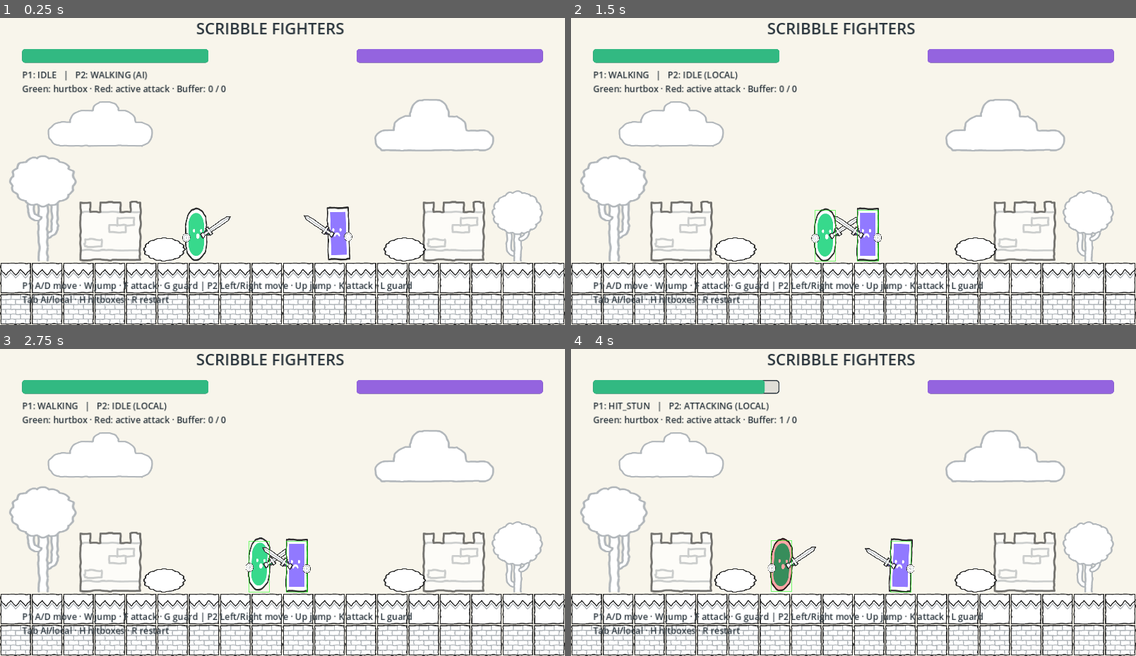
Above: before the commit, frames 1-4 (two rows, left to right).
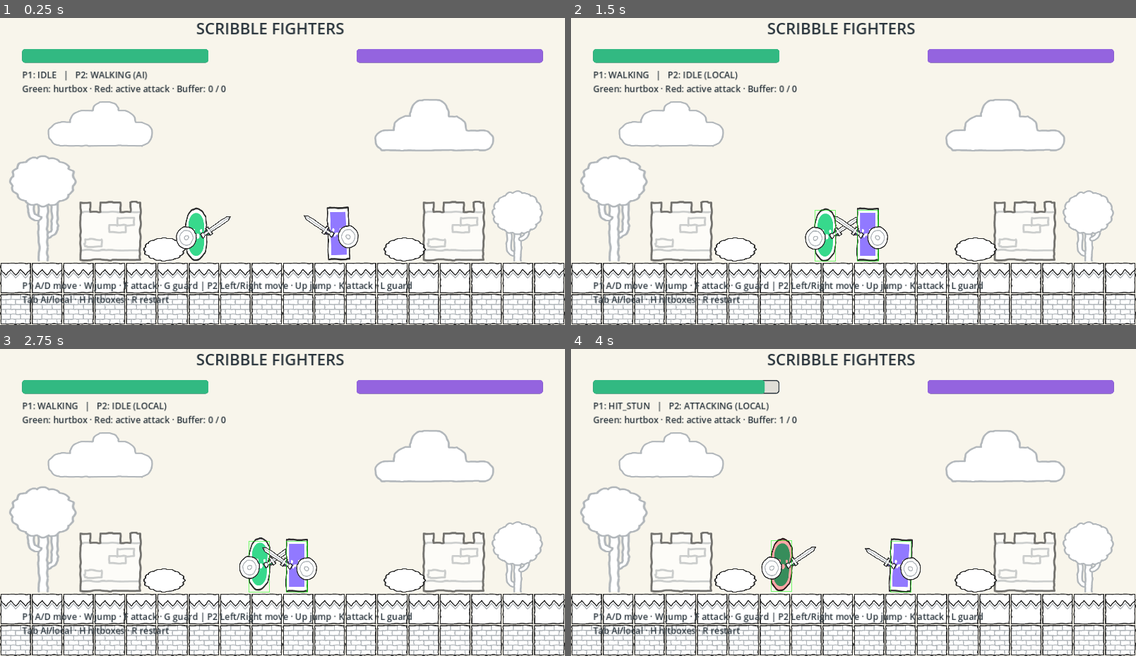
Above: after the commit, the same moments.

Repository: fiveft55/BIX322-FigntinGame
Game: Godot game, scene res://scenes/arena.tscn
The game is run twice, just before and just after one commit, with the same random seed, the same clock (stepped at 60 frames per second) and the same inputs.
Inputs:
- Up to frame 1 (0.25 s): no input
- Up to frame 2 (1.5 s): hold D (p1_right) 0.53-1.28 s; tap Tab (ai) at 0.6 s; tap W (p1_jump) at 0.77 s; hold A (p1_left) from 1.28 s (still down); tap H (boxes) at 1.35 s
- Up to frame 3 (2.75 s): tap W (p1_jump) at 1.52 s; release A (p1_left) at 2.03 s; hold D (p1_right) from 2.03 s (still down); tap F (p1_attack) at 2.1 s
- Up to frame 4 (4 s): tap G (p1_block) at 2.85 s; tap W (p1_jump) at 3.02, 3.77 s; release D (p1_right) at 3.53 s; hold A (p1_left) from 3.53 s (still down); tap K (p2_attack) at 3.6 s

The runs differ from the first frame. In frame 1, 0.3% of the frame differs, in the area x 31-64%, y 67-76%; in frame 2, 0.3%; in frame 3, 0.3%; in frame 4, 0.3%, in the area x 33-62%, y 67-76%.

Commit message:
Resize shields to ninety percent of original size

Diff:
--- a/scenes/fighter_green.tscn
+++ b/scenes/fighter_green.tscn
@@ -36,7 +36,7 @@
 [node name="Shield" type="Sprite2D" parent="Visuals/Rig/RearHand"]
 z_index = 5
 position = Vector2(0, 0)
-scale = Vector2(0.35, 0.39375)
+scale = Vector2(0.9, 1.0125)
 texture = ExtResource("shield")
 
 [node name="PunchEffect" type="Sprite2D" parent="Visuals/Rig"]
--- a/scenes/fighter_purple.tscn
+++ b/scenes/fighter_purple.tscn
@@ -36,7 +36,7 @@
 [node name="Shield" type="Sprite2D" parent="Visuals/Rig/RearHand"]
 z_index = 5
 position = Vector2(0, 0)
-scale = Vector2(0.35, 0.39375)
+scale = Vector2(0.9, 1.0125)
 texture = ExtResource("shield")
 
 [node name="PunchEffect" type="Sprite2D" parent="Visuals/Rig"]
Not shown, changed: CODE_GUIDE.md
Not shown, changed: README.md
Not shown, changed: SCENE_GUIDE.md
